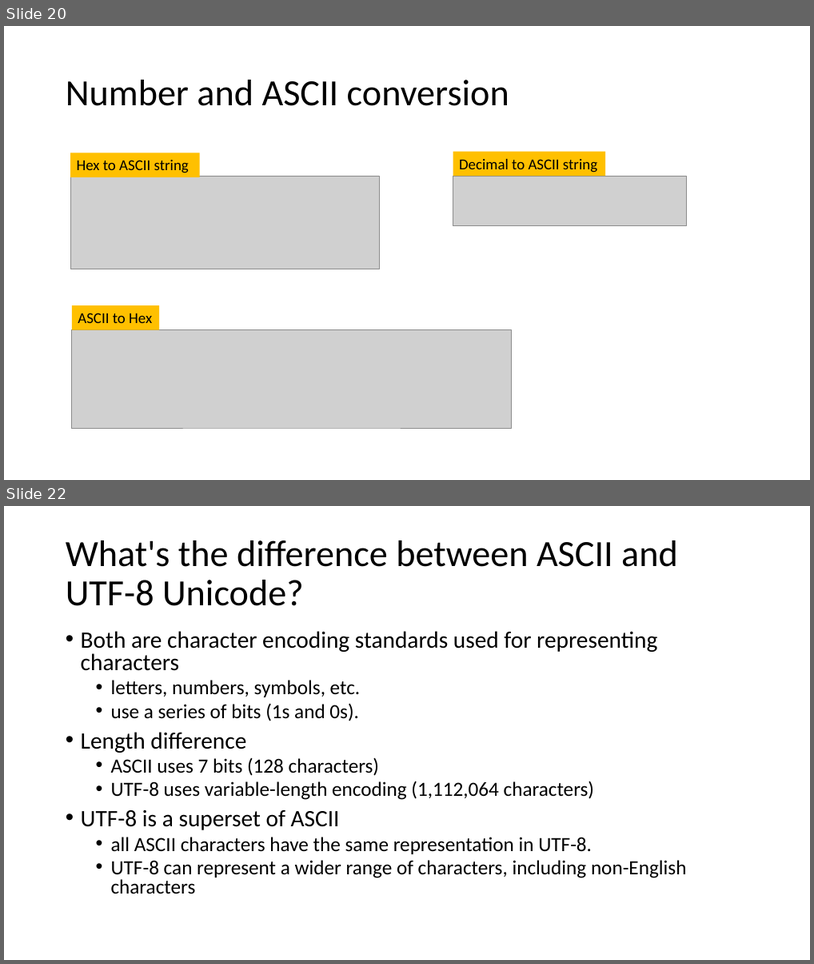
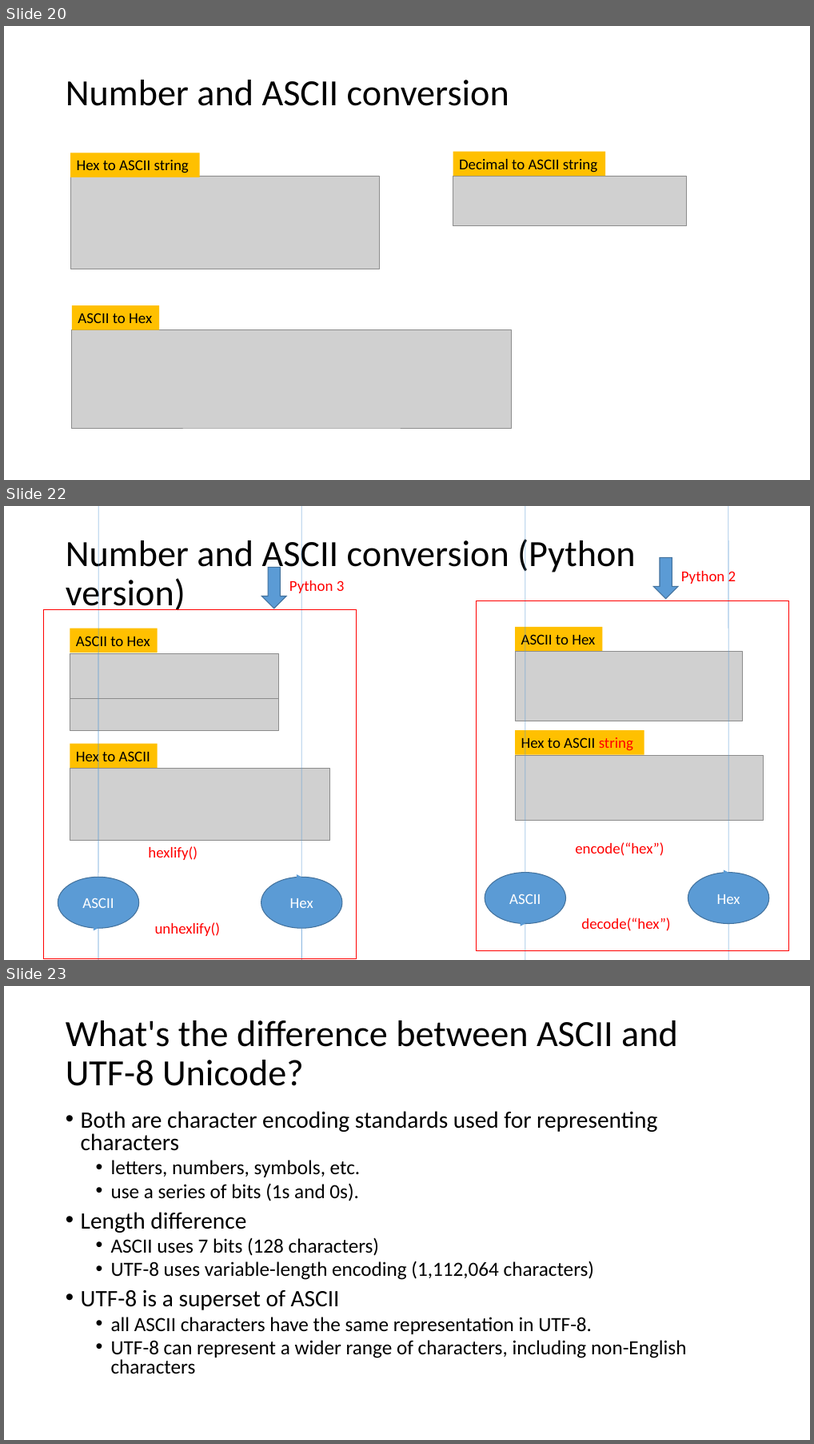
Before and after one commit to frankwxu/digital-forensics-lab, a slide deck: Basic_Computer_Skills_for_Forensics/0_Number_Systems.pptx. Shown one above the other, each under a label of ours: slides 20 and 22 before the commit, slides 20, 22 and 23 after it; the slides between them are not shown. The pictures are 814x964 and 814x1444 pixels, drawn with LibreOffice and Linux fonts; fonts in the diff are those of the drawing; grey boxes stand for pictures; background and template pictures are left out. Boxes give left, top, right and bottom in pixels: in the first picture for what was removed or moved away, otherwise in the second. Text is boxed around its words. In the diff, an @@ line names an element or a change of style, - is before the commit and + after.

Commit message:
fix ascii and hex convertion due to python version in Number System PPT

```diff
--- a/Basic_Computer_Skills_for_Forensics/0_Number_Systems.pptx
+++ b/Basic_Computer_Skills_for_Forensics/0_Number_Systems.pptx
@@ slide 22 added at (x1=4, y1=506, x2=810, y2=960), background #FFFFFF @@
@@ title added at (x1=66, y1=535, x2=635, y2=615), 44 pt, text #000000 @@
+Number and ASCII conversion (Python version)
@@ down arrow added at (x1=262, y1=567, x2=287, y2=608), fill #5B9BD5, outline #43739E 1 pt @@
@@ down arrow added at (x1=654, y1=557, x2=679, y2=599), fill #5B9BD5, outline #43739E 1 pt @@
@@ text added at (x1=682, y1=568, x2=737, y2=585), 18 pt, text #FF0000 @@
+Python 2
@@ text added at (x1=290, y1=578, x2=345, y2=595), 18 pt, text #FF0000 @@
+Python 3
@@ rectangle added at (x1=477, y1=601, x2=790, y2=950), outline #FF0000 1 pt @@
@@ rectangle added at (x1=44, y1=609, x2=356, y2=959), outline #FF0000 1 pt @@
@@ rectangle added at (x1=70, y1=628, x2=157, y2=652), fill #FFC000, 18 pt, text #000000 @@
+ASCII to Hex
@@ rectangle added at (x1=515, y1=626, x2=602, y2=651), fill #FFC000, 18 pt, text #000000 @@
+ASCII to Hex
@@ picture added at (x1=70, y1=654, x2=278, y2=699) @@
@@ picture added at (x1=515, y1=651, x2=742, y2=720) @@
@@ picture added at (x1=70, y1=698, x2=278, y2=731) @@
@@ rectangle added at (x1=70, y1=743, x2=157, y2=768), fill #FFC000, 18 pt, text #000000 @@
+Hex to ASCII
@@ rectangle added at (x1=515, y1=731, x2=645, y2=755), fill #FFC000, 18 pt, text #000000 @@
+Hex to ASCII string
@@ picture added at (x1=70, y1=768, x2=330, y2=840) @@
@@ picture added at (x1=515, y1=756, x2=764, y2=820) @@
@@ curved arrow added from (98, 877) to (302, 877), #5B9BD5 0.5 pt @@
@@ text added at (x1=148, y1=846, x2=198, y2=860), 18 pt, text #FF0000 @@
+hexlify()
@@ curved arrow added from (526, 872) to (730, 872), #5B9BD5 0.5 pt @@
@@ text added at (x1=575, y1=842, x2=664, y2=856), 18 pt, text #FF0000 @@
+encode(“hex”)
@@ ellipse added at (x1=58, y1=877, x2=139, y2=928), fill #5B9BD5, outline #43739E 1 pt, 18 pt, text #FFFFFF @@
+ASCII
@@ ellipse added at (x1=261, y1=877, x2=342, y2=928), fill #5B9BD5, outline #43739E 1 pt, 18 pt, text #FFFFFF @@
+Hex
@@ ellipse added at (x1=485, y1=872, x2=566, y2=924), fill #5B9BD5, outline #43739E 1 pt, 18 pt, text #FFFFFF @@
+ASCII
@@ ellipse added at (x1=688, y1=872, x2=770, y2=924), fill #5B9BD5, outline #43739E 1 pt, 18 pt, text #FFFFFF @@
+Hex
@@ curved arrow added from (302, 928) to (98, 928), #5B9BD5 0.5 pt @@
@@ text added at (x1=155, y1=922, x2=221, y2=936), 18 pt, text #FF0000 @@
+unhexlify()
@@ curved arrow added from (730, 924) to (526, 924), #5B9BD5 0.5 pt @@
@@ text added at (x1=582, y1=917, x2=670, y2=931), 18 pt, text #FF0000 @@
+decode(“hex”)
@@ what was slide 22 is now slide 23 @@
```
Also in this commit, not shown: 1 slide changed.
